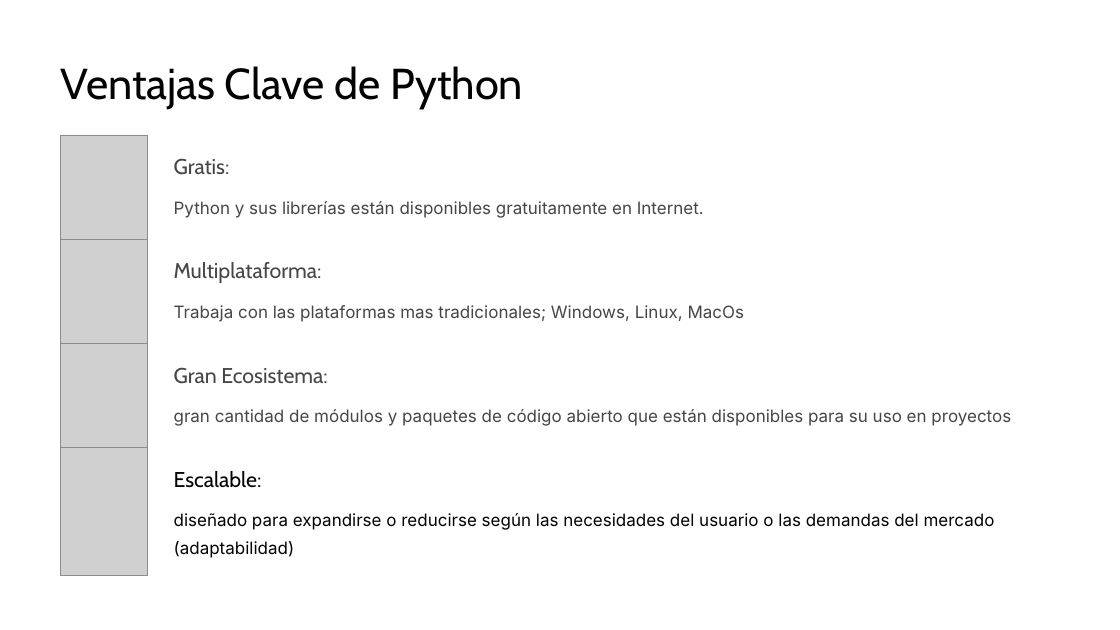
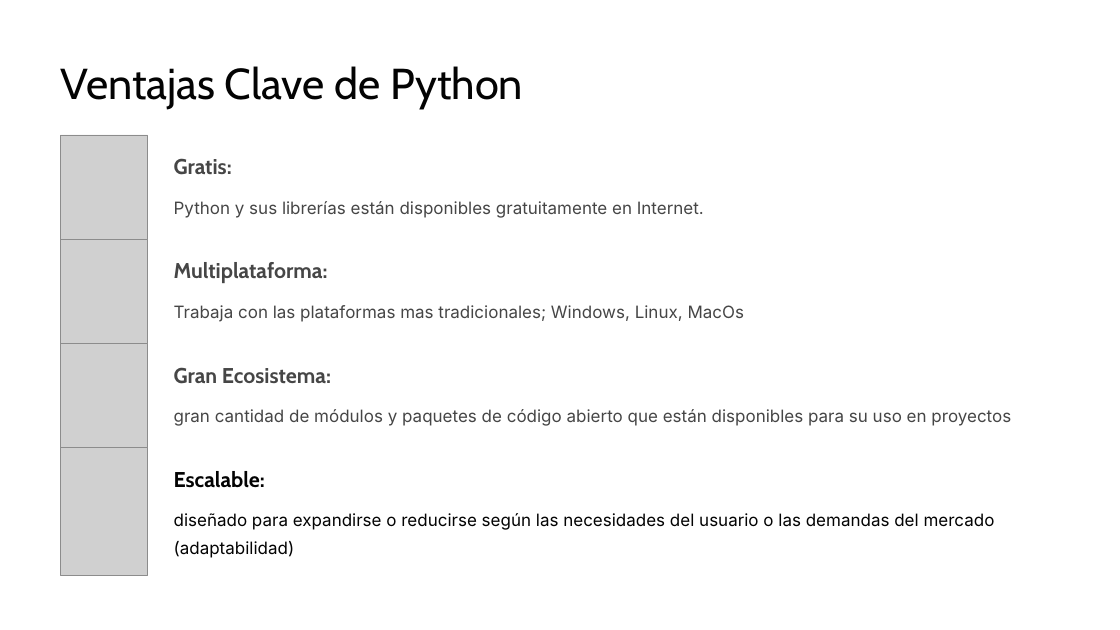
Before and after one commit to CarlosRubenBageta/Curso-Introduccion-a-Python-para-Data-Science, a slide deck: slide 6 of Clase 1/Descubre-Python-Tu-Primer-Paso-en-Programacion.pptx (slide 7 before the commit). Drawn at 1120x630 pixels with LibreOffice and Linux fonts; fonts in the diff are those of the drawing; grey boxes stand for pictures; background and template pictures are left out. Boxes give left, top, right and bottom in pixels: in the first picture for what was removed or moved away, otherwise in the second. Text is boxed around its words. In the diff, an @@ line names an element or a change of style, - is before the commit and + after.

```diff
--- a/Clase 1/Descubre-Python-Tu-Primer-Paso-en-Programacion.pptx
+++ b/Clase 1/Descubre-Python-Tu-Primer-Paso-en-Programacion.pptx
@@ bold on in 4 elements at [174,158,232,175], [174,262,328,283], [174,367,331,384], [174,471,265,488] @@
```
Also in this commit, not shown: 3 other slides changed, 1 slide removed, 10 other files.
